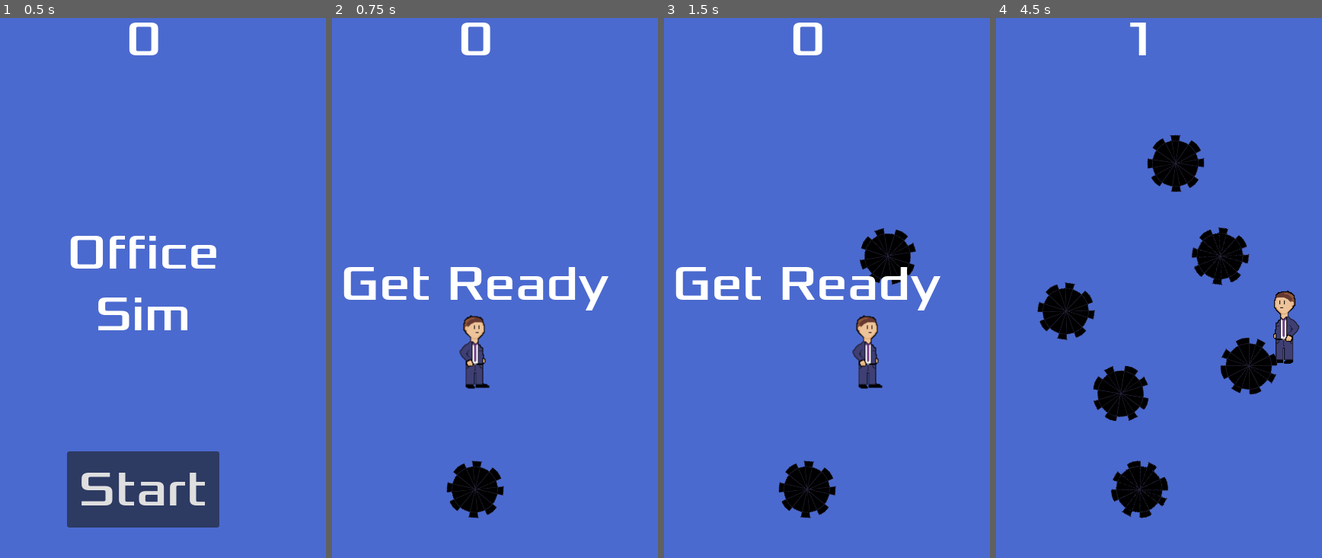
Above: before the commit, frames 1-4 (left to right).
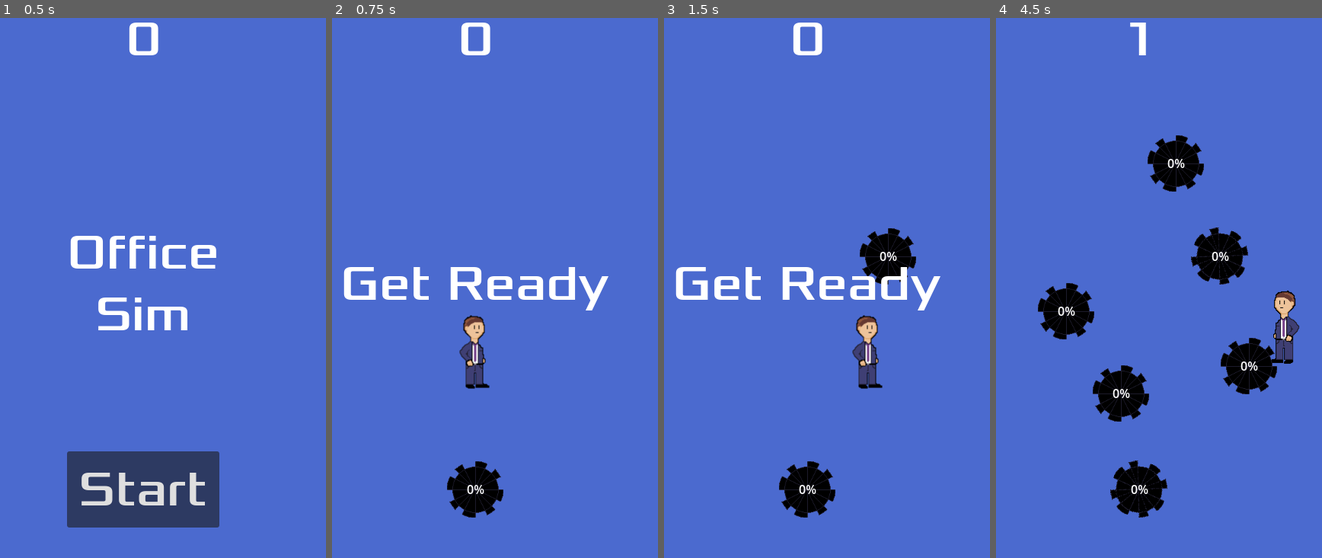
Above: after the commit, the same moments.

Repository: Final-Parsec/office-sim
Game: Godot game, scene res://main.tscn
Two runs of this game, one before a commit and one after it. Both use one fixed random seed, a clock stepped at 60 frames per second and the inputs below.
Inputs (mouse positions are in pixels of both pictures, inside the frame that each line leads up to):
- Up to frame 1 (0.5 s): no input
- Up to frame 2 (0.75 s): click "Start" at 0.5 s
- Up to frame 3 (1.5 s): move the mouse to (888, 255) at 1.27 s; hold Right (move_right) from 1.28 s (still down); click (888, 255) at 1.35 s
- Up to frame 4 (4.5 s): move the mouse to (1064, 309) at 2.02 s; release Right (move_right) at 2.03 s; hold S (move_down) 2.03-2.78 s; click (1064, 309) at 2.1 s; move the mouse to (1175, 163) at 2.77 s; hold Right (move_right) 2.78-3.53 s; click (1175, 163) at 2.85 s; move the mouse to (1119, 396) at 3.52 s; hold Up (move_up) 3.53-4.28 s; click (1119, 396) at 3.6 s; move the mouse to (1250, 363) at 4.27 s; hold A (move_left) from 4.28 s (still down); click (1250, 363) at 4.35 s

Frame 1 is identical in both runs. In frame 2, 0.5% of the frame differs, in the area x 35-53%, y 81-93%; in frame 3, 1.1%; in frame 4, 3.2%, in the area x 12-87%, y 21-93%.

Commit message:
allow widgets to be built up to 100% by repeatedly clicking on them

Diff:
--- a/game/player.gd
+++ b/game/player.gd
@@ -46,6 +46,7 @@
 			var radius = circle.radius
 			if event.position.distance_to(collision_shape.global_position) <= radius * 2:
 				clicked_a_widget = true
+				widget.build(10)
 
 		# If not, place a new widget.
 		if !clicked_a_widget:
@@ -53,8 +54,5 @@
 
 func place_widget(spawn_location: Vector2):
 	var widget = widget_scene.instantiate()
-	var direction = Transform2D.IDENTITY.get_rotation() + PI / 2
 	widget.position = spawn_location
-	direction += randf_range(-PI / 4, PI / 4)
-	widget.rotation = direction
 	widget_container.add_child(widget)
--- a/game/widget.gd
+++ b/game/widget.gd
@@ -1,8 +1,17 @@
 extends RigidBody2D
+
+var progress
 
 func _ready() -> void:
 	var widget_types = $AnimatedSprite2D.sprite_frames.get_animation_names()
 	$AnimatedSprite2D.play(widget_types[randi() % widget_types.size()])
+	progress = 0
 
 func _on_visible_on_screen_notifier_2d_screen_exited() -> void:
 	queue_free()
+
+func build(additional_progress: int):
+	progress += additional_progress
+	if progress > 100:
+		progress = 100
+	$ProgressLabel.text = str(progress) + "%"
--- a/game/widget.tscn
+++ b/game/widget.tscn
@@ -38,4 +38,12 @@
 
 [node name="VisibleOnScreenNotifier2D" type="VisibleOnScreenNotifier2D" parent="."]
 
+[node name="ProgressLabel" type="Label" parent="."]
+offset_left = -33.0
+offset_top = -12.0
+offset_right = 34.0
+offset_bottom = 11.0
+text = "0%"
+horizontal_alignment = 1
+
 [connection signal="screen_exited" from="VisibleOnScreenNotifier2D" to="." method="_on_visible_on_screen_notifier_2d_screen_exited"]
